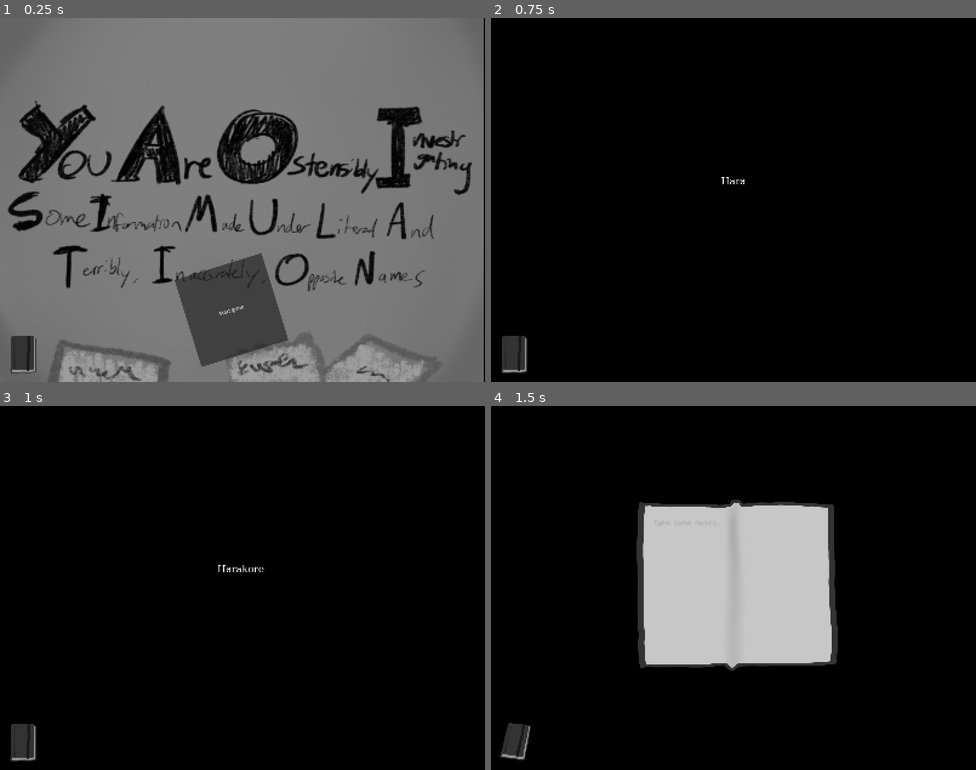
Above: before the commit, frames 1-4 (two rows, left to right).
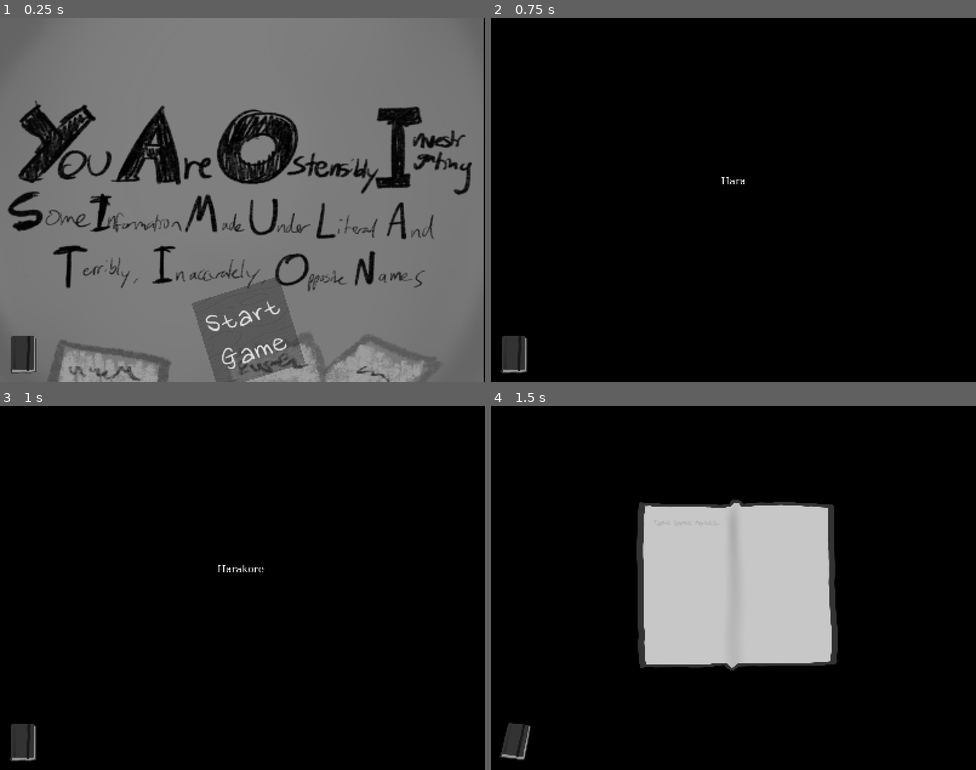
Above: after the commit, the same moments.

Repository: Logabe/crux
Game: Godot game, scene res://scenes/main_menu.tscn
Two runs of this game, one before a commit and one after it. Both use one fixed random seed, a clock stepped at 60 frames per second and the inputs below. Sound files missing from this copy of the repository are replaced by a short silence.
Inputs (mouse positions are in pixels of both pictures, inside the frame that each line leads up to):
- Up to frame 1 (0.25 s): no input
- Up to frame 2 (0.75 s): click "Start game" (after the commit: "Start Game") at 0.5 s
- Up to frame 3 (1 s): no input
- Up to frame 4 (1.5 s): click (515, 740) at 1.25 s

The runs differ from the first frame. In frame 1, 5.4% of the frame differs, in the area x 36-63%, y 64-100%; in frame 2, nothing differs; in frame 3, nothing differs; in frame 4, nothing differs.

Commit message:
VERSION CONTROL VERSION CONTROL
THIS IS JUST FOR VERSION CONTROL

all scenes are working
all scenes transition properly
black screen ending after the last origin scene plays for the fourth time
adslkfja;lsdkfjal;sdkjf

Diff:
--- a/scenes/main_menu.tscn
+++ b/scenes/main_menu.tscn
@@ -2,6 +2,12 @@
 
 [ext_resource type="Script" uid="uid://bbkr8pxy8reeu" path="res://scenes/main_menu.gd" id="1_l6cm7"]
 [ext_resource type="Texture2D" uid="uid://civcbsi7ov724" path="res://assets/art/CoverPage.png" id="2_ekxnf"]
+[ext_resource type="FontFile" uid="uid://ct1yejwdu57rf" path="res://assets/fonts/ks_hand.ttf" id="3_wu84c"]
+[ext_resource type="Texture2D" uid="uid://c6xwkbsnxl5nm" path="res://assets/art/BackgroundWoodTexture.png" id="4_8ln24"]
+
+[sub_resource type="StyleBoxTexture" id="StyleBoxTexture_7viaw"]
+texture = ExtResource("4_8ln24")
+modulate_color = Color(1, 1, 1, 0.4509804)
 
 [node name="MainMenu" type="Node2D" unique_id=1000069436]
 script = ExtResource("1_l6cm7")
@@ -14,11 +20,15 @@
 
 [node name="StartButton" type="Button" parent="." unique_id=964267177]
 custom_minimum_size = Vector2(300, 300)
-offset_left = 576.0
-offset_top = 864.0
-offset_right = 876.0
-offset_bottom = 1164.0
+offset_left = 632.0
+offset_top = 940.0
+offset_right = 932.0
+offset_bottom = 1240.0
 rotation = -0.30118904
-text = "Start game"
+theme_override_fonts/font = ExtResource("3_wu84c")
+theme_override_font_sizes/font_size = 120
+theme_override_styles/normal = SubResource("StyleBoxTexture_7viaw")
+text = "Start Game"
+autowrap_mode = 2
 
 [connection signal="pressed" from="StartButton" to="." method="_on_start_button_pressed"]
